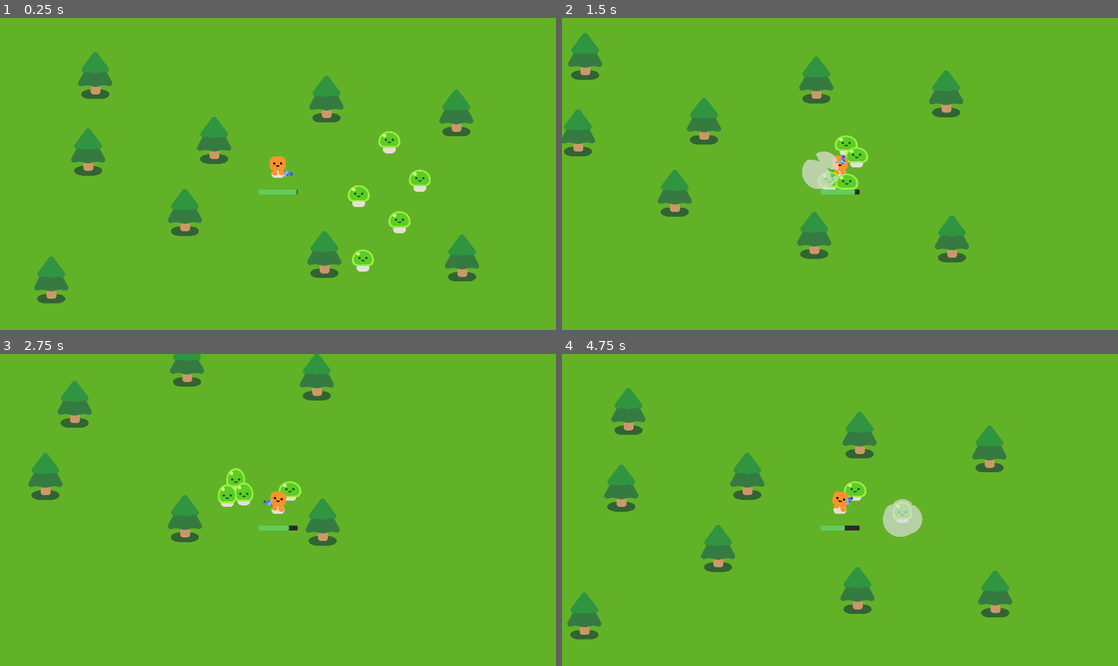
Above: before the commit, frames 1-4 (two rows, left to right).
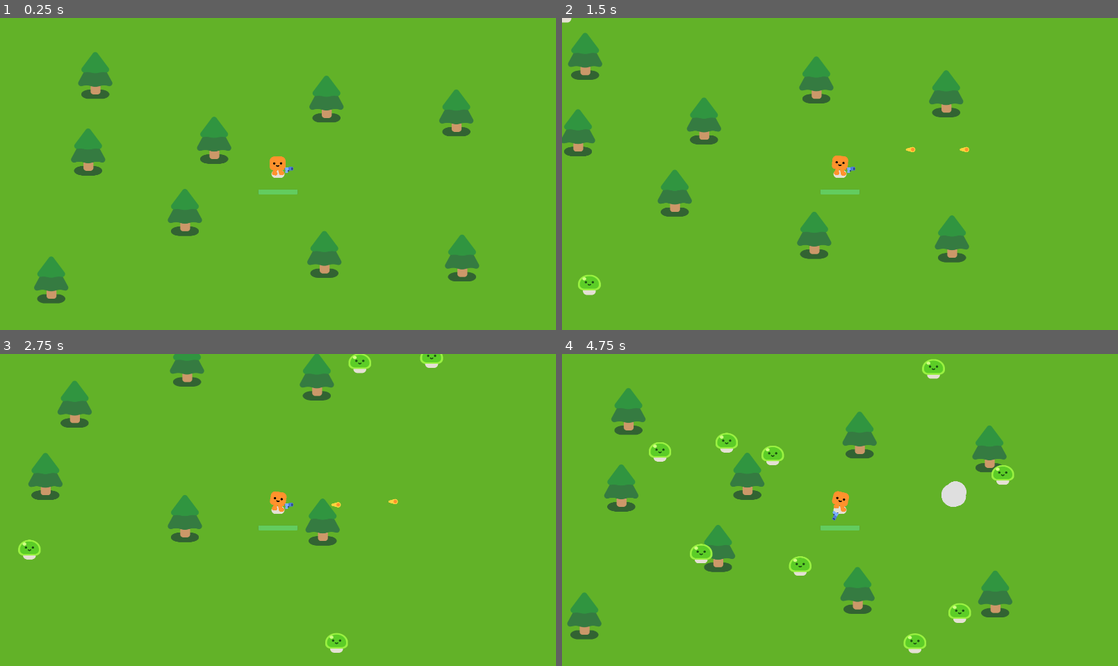
Above: after the commit, the same moments.

Repository: ferr-ffk/vampire-survivor
Game: Godot game, scene res://scenes/survivor.tscn
Same seed, same stepped clock (60 frames per second), same inputs: the game is played once before the commit and once after it.
Inputs:
- Up to frame 1 (0.25 s): no input
- Up to frame 2 (1.5 s): hold D (move_right) 0.53-1.28 s; hold S (move_down) from 1.28 s (still down)
- Up to frame 3 (2.75 s): release S (move_down) at 2.03 s; hold D (move_right) from 2.03 s (still down)
- Up to frame 4 (4.75 s): release D (move_right) at 2.78 s; hold W (move_up) 2.78-3.53 s; hold A (move_left) from 3.53 s (still down)

The runs differ from the first frame. In frame 1, 1.1% of the frame differs, in the area x 50-78%, y 36-82%; in frame 2, 1.5%; in frame 3, 1.6%; in frame 4, 3.0%, in the area x 15-82%, y 1-96%.

Commit message:
Criação de tela Game over

Diff:
--- a/characters/happy_boo/Player.gd
+++ b/characters/happy_boo/Player.gd
@@ -18,6 +18,7 @@
 
 	move_and_slide()
 
+func _process(delta):
 	if velocity.length() > 0.0:
 		character.play_walk_animation()
 	else:
@@ -25,12 +26,14 @@
 
 	var mobs_em_alcance = %HurtBox.get_overlapping_bodies()
 
+	# ERRO:
+	# o area2d reconhecia o proprio player como um mob, e então tomava dano
+	# para isso tem que aumentar a area de colisão do hurtbox
+	# e colocar os mobs em uma collision layer diferente da do player
 	if mobs_em_alcance.size() > 0:
+
 		vida -= DANO_POR_SEGUNDO * mobs_em_alcance.size() * delta
 		%HealthBar.value = vida
 
 	if vida <= 0.0:
 		vida_zerada.emit()
-
-func _process(delta):
-	pass
--- a/characters/happy_boo/Player.tscn
+++ b/characters/happy_boo/Player.tscn
@@ -8,7 +8,7 @@
 radius = 57.0088
 
 [sub_resource type="CircleShape2D" id="CircleShape2D_mdc8r"]
-radius = 41.0122
+radius = 59.0
 
 [sub_resource type="StyleBoxFlat" id="StyleBoxFlat_snlr4"]
 bg_color = Color(0.152941, 0.168627, 0.188235, 1)
@@ -26,6 +26,7 @@
 corner_radius_bottom_left = 6
 
 [node name="Player" type="CharacterBody2D"]
+safe_margin = 40.0
 script = ExtResource("1_eks7j")
 
 [node name="HappyBoo" parent="." instance=ExtResource("1_ndlbd")]
@@ -46,6 +47,7 @@
 
 [node name="HurtBox" type="Area2D" parent="."]
 unique_name_in_owner = true
+collision_mask = 2
 
 [node name="CollisionShape2D" type="CollisionShape2D" parent="HurtBox"]
 shape = SubResource("CircleShape2D_mdc8r")
--- /dev/null
+++ b/scenes/Main.gd
@@ -0,0 +1,29 @@
+extends Node2D
+
+func _ready():
+	spawn_mob()
+	spawn_mob()
+	spawn_mob()
+	spawn_mob()
+	spawn_mob()
+
+func _on_timer_timeout():
+	spawn_mobs(3)
+
+func spawn_mob():
+	var mob = preload("res://assets/mobs/slime/slime.tscn").instantiate()
+
+	%PathFollow2D.progress_ratio = randf()
+
+	mob.global_position = %PathFollow2D.global_position
+
+	%Mobs.add_child(mob)
+
+func spawn_mobs(qtd):
+	for numero in qtd:
+		spawn_mob()
+
+func _on_player_vida_zerada():
+	%GameOverScreen.visible = true
+
+	get_tree().paused = true
--- a/scenes/survivor.tscn
+++ b/scenes/survivor.tscn
@@ -1,16 +1,59 @@
-[gd_scene load_steps=4 format=3 uid="uid://doiqpqqrjyog5"]
+[gd_scene load_steps=5 format=3 uid="uid://doiqpqqrjyog5"]
 
+[ext_resource type="Script" path="res://scenes/Main.gd" id="1_iabls"]
 [ext_resource type="PackedScene" uid="uid://dbh3bybyqjcjf" path="res://characters/happy_boo/Player.tscn" id="1_xnb45"]
 [ext_resource type="PackedScene" uid="uid://bxxfhgp74rgee" path="res://assets/environment/pine_tree.tscn" id="2_w85a5"]
-[ext_resource type="PackedScene" uid="uid://m6l4j3mqly0d" path="res://assets/mobs/slime/slime.tscn" id="3_ss0wp"]
+
+[sub_resource type="Curve2D" id="Curve2D_c5ex7"]
+_data = {
+"points": PackedVector2Array(0, 0, 0, 0, 2376, -472, 0, 0, 0, 0, 2360, 1312, 0, 0, 0, 0, -1072, 1360, 0, 0, 0, 0, -1040, -544, 0, 0, 0, 0, 2376, -472)
+}
+point_count = 5
 
 [node name="Game" type="Node2D"]
 y_sort_enabled = true
+script = ExtResource("1_iabls")
 
-[node name="CanvasLayer" type="CanvasLayer" parent="."]
+[node name="GameOverScreen" type="CanvasLayer" parent="."]
+unique_name_in_owner = true
+visible = false
+
+[node name="ColorRect" type="ColorRect" parent="GameOverScreen"]
+anchors_preset = 8
+anchor_left = 0.5
+anchor_top = 0.5
+anchor_right = 0.5
+anchor_bottom = 0.5
+offset_left = -2006.0
+offset_top = -1076.0
+offset_right = 2006.0
+offset_bottom = 1076.0
+grow_horizontal = 2
+grow_vertical = 2
+color = Color(0, 0, 0, 0.290196)
+
+[node name="Label" type="Label" parent="GameOverScreen/ColorRect"]
+layout_mode = 1
+anchors_preset = 8
+anchor_left = 0.5
+anchor_top = 0.5
+anchor_right = 0.5
+anchor_bottom = 0.5
+offset_left = -564.5
+offset_top = -281.5
+offset_right = 564.5
+offset_bottom = 281.5
+grow_horizontal = 2
+grow_vertical = 2
+theme_override_font_sizes/font_size = 126
+text = "Game Over!"
+horizontal_alignment = 1
+vertical_alignment = 1
+
+[node name="Background" type="CanvasLayer" parent="."]
 layer = -1
 
-[node name="ColorRect" type="ColorRect" parent="CanvasLayer"]
+[node name="ColorRect" type="ColorRect" parent="Background"]
 offset_left = -1322.0
 offset_top = -692.0
 offset_right = 2690.0
@@ -20,6 +63,16 @@
 
 [node name="Player" parent="." instance=ExtResource("1_xnb45")]
 position = Vector2(684, 401)
+metadata/_edit_lock_ = true
+
+[node name="Path2D" type="Path2D" parent="Player"]
+position = Vector2(-684, -401)
+curve = SubResource("Curve2D_c5ex7")
+
+[node name="PathFollow2D" type="PathFollow2D" parent="Player/Path2D"]
+unique_name_in_owner = true
+position = Vector2(2376, -472)
+rotation = 1.57976
 
 [node name="Environment" type="Node2D" parent="."]
 y_sort_enabled = true
@@ -51,20 +104,13 @@
 [node name="PineTree5" parent="Environment" instance=ExtResource("2_w85a5")]
 position = Vector2(1641, 822)
 
-[node name="mobs" type="Node2D" parent="."]
+[node name="Mobs" type="Node2D" parent="."]
+unique_name_in_owner = true
 y_sort_enabled = true
 
-[node name="Slime" parent="mobs" instance=ExtResource("3_ss0wp")]
-position = Vector2(1174, 579)
+[node name="Timer" type="Timer" parent="."]
+wait_time = 2.0
+autostart = true
 
-[node name="Slime2" parent="mobs" instance=ExtResource("3_ss0wp")]
-position = Vector2(1384, 720)
-
-[node name="Slime3" parent="mobs" instance=ExtResource("3_ss0wp")]
-position = Vector2(1176, 944)
-
-[node name="Slime4" parent="mobs" instance=ExtResource("3_ss0wp")]
-position = Vector2(1496, 480)
-
-[node name="Slime5" parent="mobs" instance=ExtResource("3_ss0wp")]
-position = Vector2(1336, 256)
+[connection signal="vida_zerada" from="Player" to="." method="_on_player_vida_zerada"]
+[connection signal="timeout" from="Timer" to="." method="_on_timer_timeout"]
